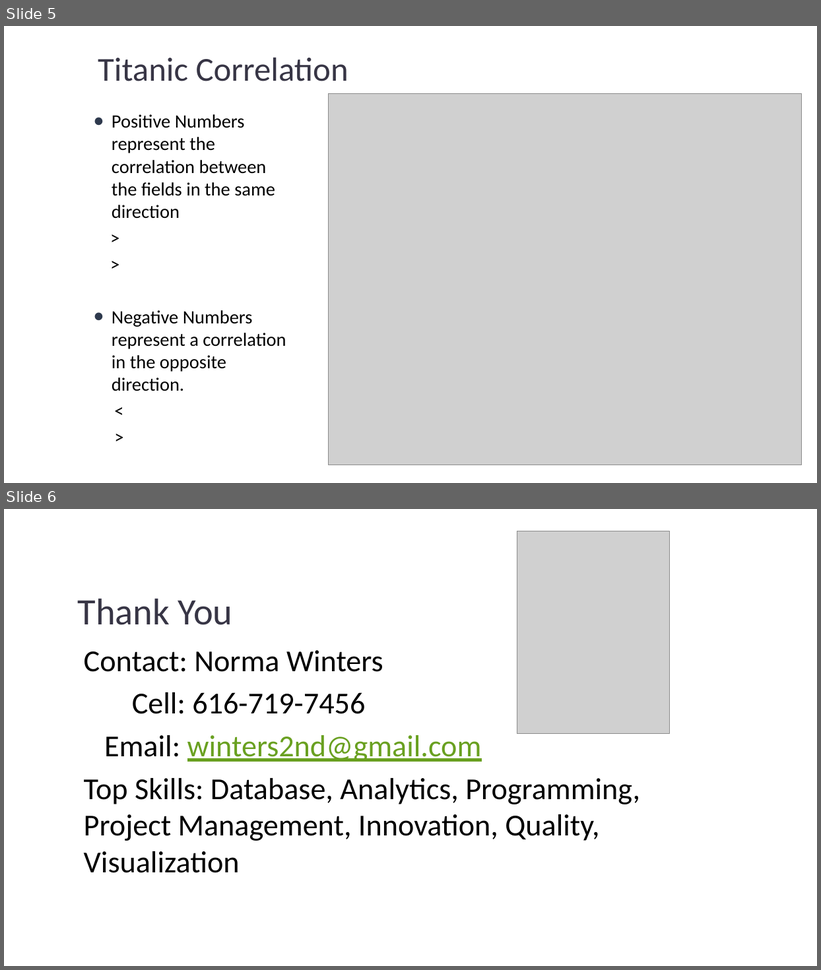
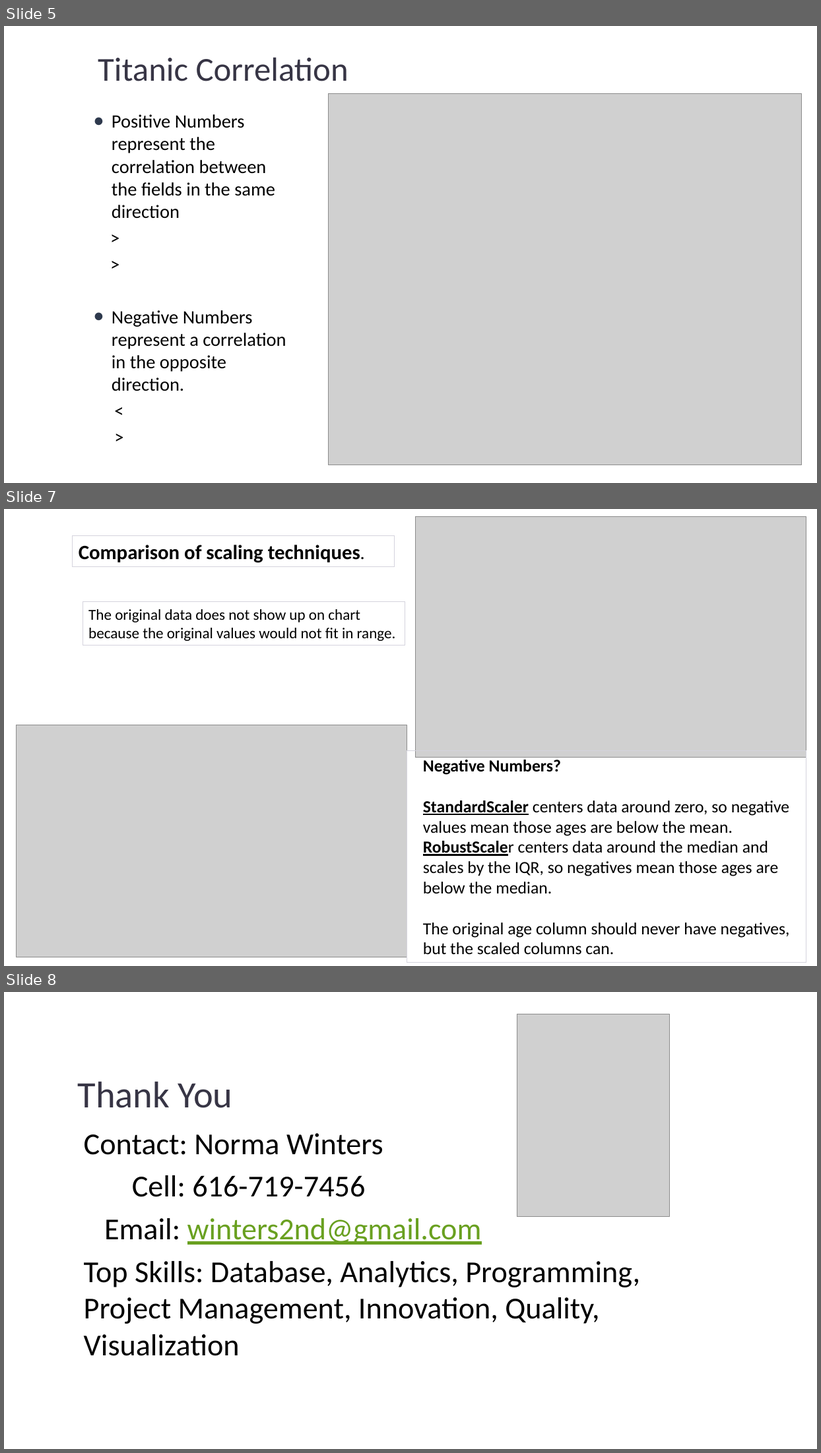
Before and after one commit to normawinters/python, a slide deck: Titanic Business Analytics - Python Visualizations.pptx. Shown one above the other, each under a label of ours: slides 5 and 6 before the commit, slides 5, 7 and 8 after it; the slides between them are not shown. The pictures are 821x970 and 821x1453 pixels, drawn with LibreOffice and Linux fonts; fonts in the diff are those of the drawing; grey boxes stand for pictures; background and template pictures are left out. Boxes give left, top, right and bottom in pixels: in the first picture for what was removed or moved away, otherwise in the second. Text is boxed around its words. In the diff, an @@ line names an element or a change of style, - is before the commit and + after.

```diff
--- a/Titanic Business Analytics - Python Visualizations.pptx
+++ b/Titanic Business Analytics - Python Visualizations.pptx
@@ slide 7 added at (4, 509, 817, 966), background picture (left out) @@
@@ picture added at (415, 517, 806, 758) @@
@@ rectangle added at (73, 536, 395, 566), outline #D4D3DD 0.75 pt, 24 pt, text #000000, bold @@
+Comparison of scaling techniques.
@@ rectangle added at (83, 601, 405, 645), outline #D4D3DD 0.75 pt, 18 pt, text #000000 @@
+The original data does not show up on chart because the original values would not fit in range.
@@ picture added at (16, 725, 407, 958) @@
@@ rectangle added at (407, 751, 806, 963), outline #D4D3DD 0.75 pt, 20 pt, text #000000 @@
+Negative Numbers?
+StandardScaler centers data around zero, so negative values mean those ages are below the mean.
+RobustScaler centers data around the median and scales by the IQR, so negatives mean those ages are below the median.
+The original age column should never have negatives, but the scaled columns can.
@@ what was slide 6 is now slide 8 @@
```
Also in this commit, not shown: 1 other slide added.
